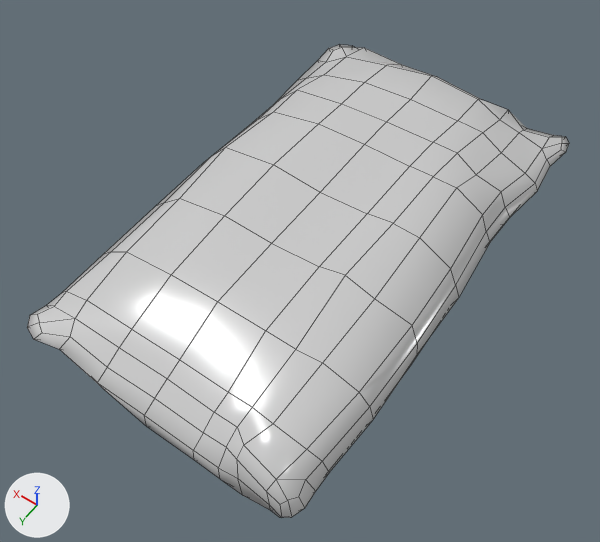
The FBX model care-up/Assets/Resources/Models/catheter_bag_packed.fbx as it was, and as the next commit left it.
Camera for both pictures: a camera (50 mm lens) standing at (-0.171, 0.257, 0.364) and looking at (0.002, 0.015, -0.016). The lights are fixed; the arrows at lower left show +X, +Y and +Z. Mesh edges are drawn as thin lines. Where no turn or scale is listed for an object, it has been applied to the vertices.

In view in the first picture: 'catheter_bag_packed'.
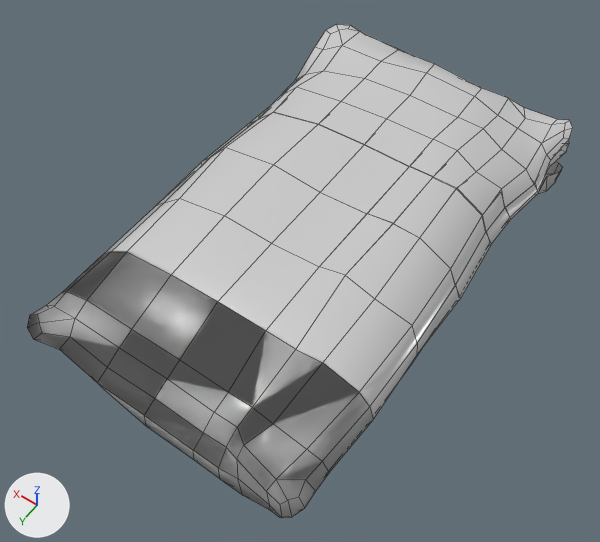
Boxes (x1, y1, x2, y2) around the edits, measured in the pictures (600 x 542 px):
'catheter_bag_packed.003', added: after (27, 25, 573, 517)

The edits, one by one:
Material 'Material.015' (mat_material_015) is new.
Its base color is (0.606, 0.606, 0.606) (light grey #cccccc).
Its roughness is 0.23.
Mesh me_plane_011 is new.
It has 273 vertices, 256 faces and spans x -0.088..0.095, y -0.158..0.144, z -0.034..0.032.
It uses material mat_material_015 (light grey #cccccc).
Object 'catheter_bag_packed.003' (ob_catheter_bag_packed_003) is new; it shows me_plane_011.
Its location is (0.0, 0.0, 0.0).
